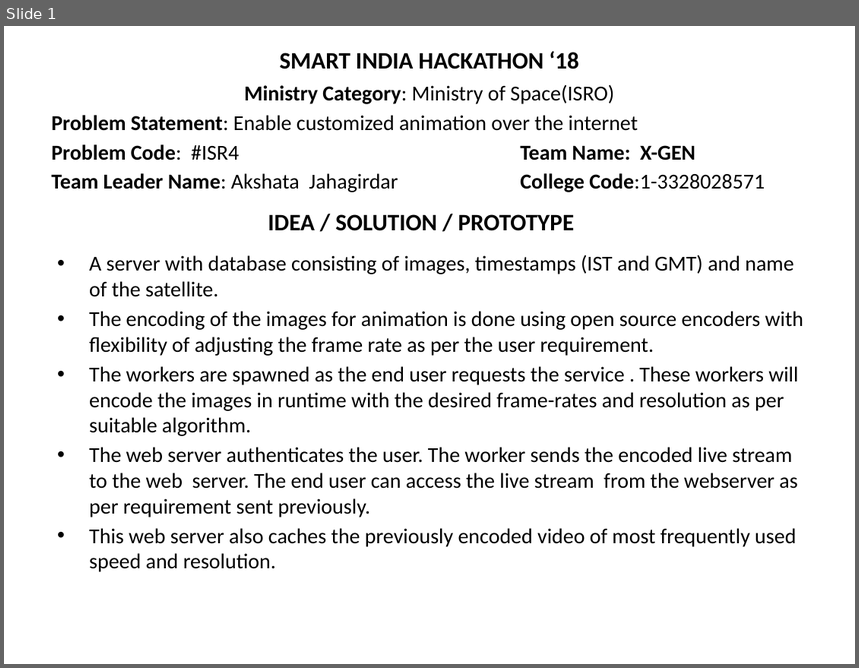
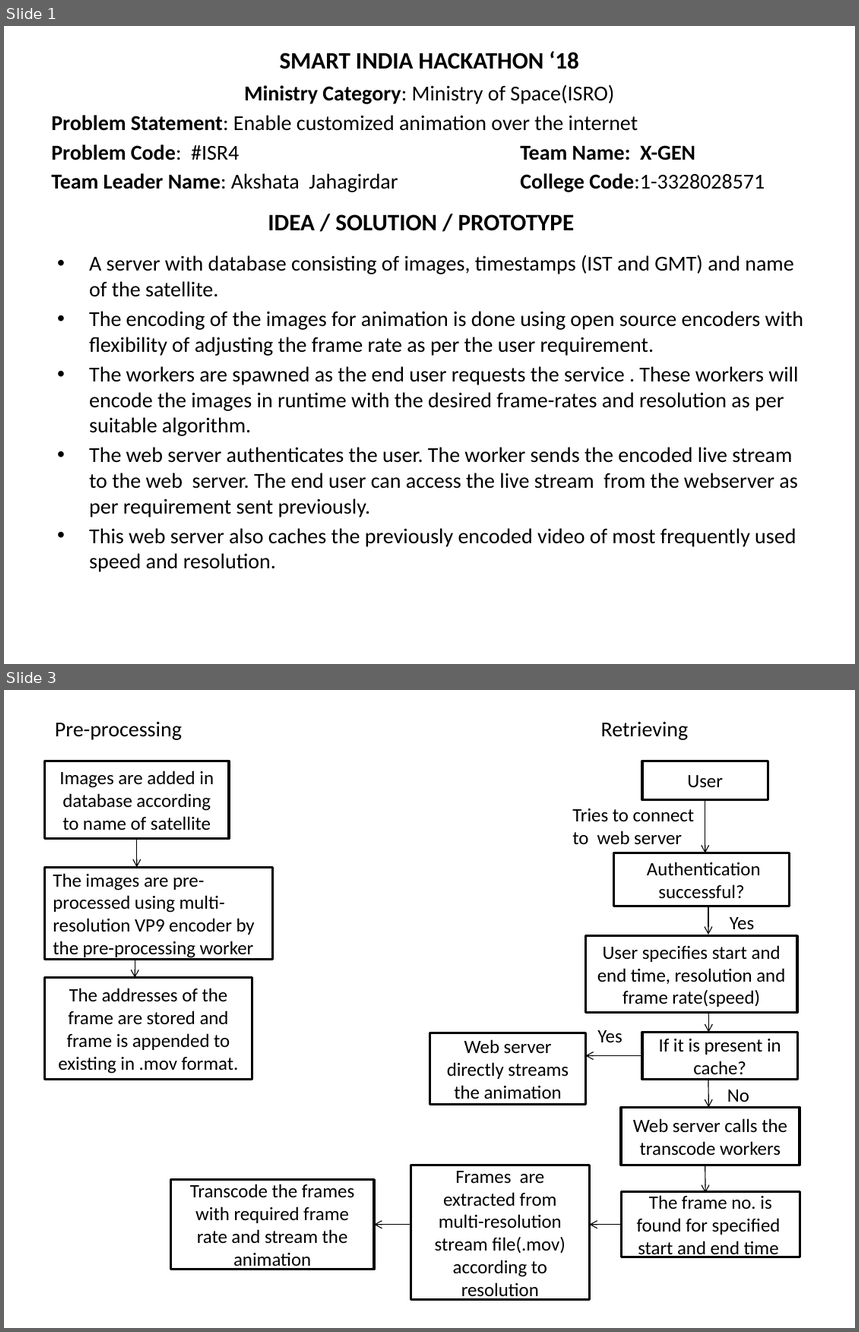
Before and after one commit to Dashree/sih2018, a slide deck: Gov_templates/Customized_animation.pptx. Shown one above the other, each under a label of ours: slide 1 before the commit, slides 1 and 3 after it; the slides between them are not shown. The pictures are 859x668 and 859x1332 pixels, drawn with LibreOffice and Linux fonts; fonts in the diff are those of the drawing. Boxes give left, top, right and bottom in pixels: in the first picture for what was removed or moved away, otherwise in the second. Text is boxed around its words. In the diff, an @@ line names an element or a change of style, - is before the commit and + after.

```diff
--- a/Gov_templates/Customized_animation.pptx
+++ b/Gov_templates/Customized_animation.pptx
@@ slide 3 added at (4,690,855,1328), background #FFFFFF @@
@@ text added at (55,721,182,740), 18 pt, text #000000 @@
+Pre-processing
@@ text added at (601,721,689,740), 18 pt, text #000000 @@
+Retrieving
@@ rectangle added at (45,761,230,839), fill #FFFFFF, outline #000000 2 pt, 16 pt, text #000000 @@
+Images are added in database according to name of satellite
@@ rectangle added at (642,761,769,799), fill #FFFFFF, outline #000000 2 pt, 16 pt, text #000000 @@
+User
@@ arrow added from (705, 799) to (705, 853), #000000 0.75 pt @@
@@ text added at (572,809,695,845), 16 pt, text #000000 @@
+Tries to connect
+to web server
@@ arrow added from (137, 839) to (137, 867), #000000 0.75 pt @@
@@ rectangle added at (45,867,273,959), fill #FFFFFF, outline #000000 2 pt, 16 pt, text #000000 @@
+The images are pre-processed using multi-resolution VP9 encoder by the pre-processing worker
@@ rectangle added at (614,853,790,906), fill #FFFFFF, outline #000000 2 pt, 16 pt, text #000000 @@
+Authentication successful?
@@ arrow added from (709, 906) to (709, 935), #000000 0.75 pt @@
@@ text added at (730,917,754,929), 16 pt, text #000000 @@
+Yes
@@ rectangle added at (585,936,797,1012), fill #FFFFFF, outline #000000 2 pt, 16 pt, text #000000 @@
+User specifies start and end time, resolution and frame rate(speed)
@@ arrow added from (135, 960) to (135, 978), #000000 0.75 pt @@
@@ rectangle added at (45,978,253,1079), fill #FFFFFF, outline #000000 2 pt, 16 pt, text #000000 @@
+The addresses of the frame are stored and frame is appended to existing in .mov format.
@@ text added at (598,1030,622,1043), 16 pt, text #000000 @@
+Yes
@@ arrow added from (709, 1012) to (709, 1032), #000000 0.75 pt @@
@@ rectangle added at (430,1034,586,1106), fill #FFFFFF, outline #000000 2 pt, 16 pt, text #000000 @@
+Web server directly streams the animation
@@ rectangle added at (642,1032,798,1079), fill #FFFFFF, outline #000000 2 pt, 16 pt, text #000000 @@
+If it is present in cache?
@@ arrow added from (642, 1056) to (585, 1056), #000000 0.75 pt @@
@@ arrow added from (709, 1080) to (709, 1108), #000000 0.75 pt @@
@@ text added at (728,1090,750,1102), 16 pt, text #000000 @@
+No
@@ rectangle added at (621,1108,800,1166), fill #FFFFFF, outline #000000 2 pt, 16 pt, text #000000 @@
+Web server calls the transcode workers
@@ rectangle added at (411,1165,590,1300), fill #FFFFFF, outline #000000 2 pt, 16 pt, text #000000 @@
+Frames are extracted from multi-resolution stream file(.mov) according to resolution
@@ arrow added from (705, 1165) to (705, 1193), #000000 0.75 pt @@
@@ rectangle added at (171,1180,374,1271), fill #FFFFFF, outline #000000 2 pt, 16 pt, text #000000 @@
+Transcode the frames with required frame rate and stream the animation
@@ rectangle added at (621,1192,800,1258), fill #FFFFFF, outline #000000 2 pt, 16 pt, text #000000 @@
+The frame no. is found for specified start and end time
@@ arrow added from (411, 1224) to (374, 1224), #000000 0.75 pt @@
@@ arrow added from (621, 1224) to (590, 1224), #000000 0.75 pt @@
```
Also in this commit, not shown: 1 slide changed.
